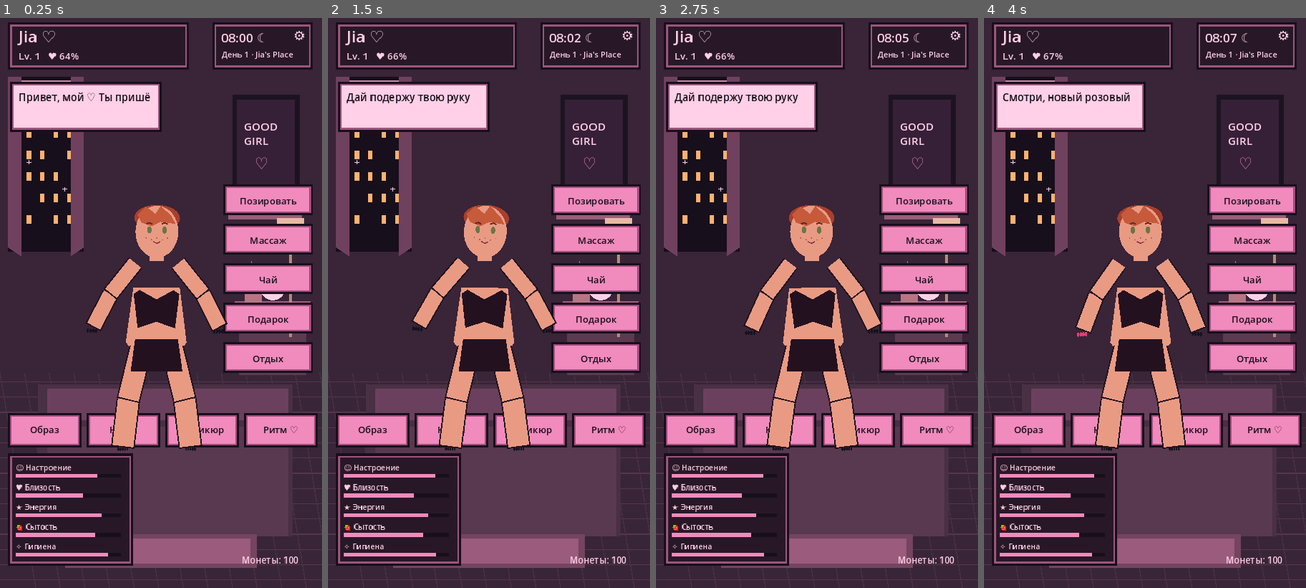
Above: before the commit, frames 1-4 (left to right).
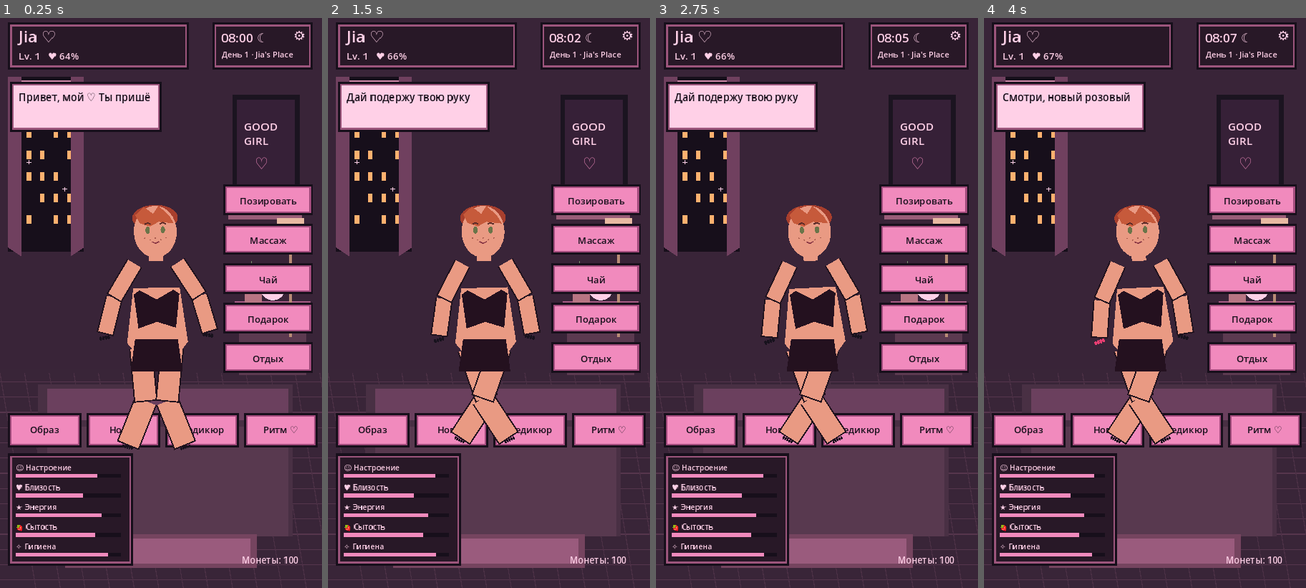
Above: after the commit, the same moments.

Repository: babymurderr0711/jia-android
Game: Godot game, scene res://Main.tscn
The game is run twice, just before and just after one commit, with the same random seed, the same clock (stepped at 60 frames per second) and the same inputs.
Inputs (mouse positions are in pixels of both pictures, inside the frame that each line leads up to):
- Up to frame 1 (0.25 s): no input
- Up to frame 2 (1.5 s): move the mouse to (559, 274) at 0.52 s; click (559, 274) at 0.67 s; drag from (424, 331) to (472, 417) at 1.27 s
- Up to frame 3 (2.75 s): move the mouse to (849, 177) at 2.02 s; click (849, 177) at 2.17 s
- Up to frame 4 (4 s): drag from (1128, 417) to (1048, 217) at 2.77 s; move the mouse to (1241, 388) at 3.52 s; click (1241, 388) at 3.67 s

The runs differ from the first frame. In frame 1, 3.8% of the frame differs, in the area x 26-71%, y 32-76%; in frame 2, 5.1%, in the area x 25-72%, y 32-76%; in frame 3, 5.0%; in frame 4, 5.0%.

Commit message:
Add smoothly blended full-body skeleton poses and idle breathing

Diff:
--- a/godot/jia_skeleton_rig.gd
+++ b/godot/jia_skeleton_rig.gd
@@ -188,23 +188,24 @@
 
 func _animate_bones() -> void:
 	var breath := sin(clock * 1.55)
-	bones["Torso"].rotation = breath * 0.018
-	bones["Head"].rotation = sin(clock * 0.8) * 0.035
-	bones["Hair"].rotation = sin(clock * 1.2) * 0.025
-	bones["Shoulder_L"].rotation = sin(clock * 1.1) * 0.045
-	bones["Shoulder_R"].rotation = -sin(clock * 1.1 + 0.4) * 0.045
-	bones["Elbow_L"].rotation = sin(clock * 0.9 + 0.7) * 0.035
-	bones["Elbow_R"].rotation = -sin(clock * 0.9) * 0.035
-	bones["Knee_L"].rotation = sin(clock * 0.65) * 0.018
-	bones["Knee_R"].rotation = -sin(clock * 0.65 + 0.3) * 0.018
-	var pose_rotations := [
-		{"Shoulder_L":0.0,"Shoulder_R":0.0,"Hip_L":0.0,"Hip_R":0.0},
-		{"Shoulder_L":-0.28,"Shoulder_R":0.28,"Hip_L":-0.10,"Hip_R":0.10},
-		{"Shoulder_L":-0.48,"Shoulder_R":0.48,"Hip_L":0.18,"Hip_R":-0.18},
-		{"Shoulder_L":0.55,"Shoulder_R":-0.55,"Hip_L":0.25,"Hip_R":-0.25},
-		{"Shoulder_L":0.15,"Shoulder_R":-0.15,"Hip_L":-0.08,"Hip_R":0.08}
+	var idle_sway := sin(clock * 0.72)
+	var pose_targets := [
+		{"Root":0.0,"Torso":-0.04,"Head":0.0,"Shoulder_L":-0.18,"Shoulder_R":0.18,"Elbow_L":-0.12,"Elbow_R":0.12,"Hip_L":-0.58,"Hip_R":0.58,"Knee_L":1.05,"Knee_R":-1.05},
+		{"Root":0.0,"Torso":0.0,"Head":0.0,"Shoulder_L":-0.28,"Shoulder_R":0.28,"Elbow_L":0.08,"Elbow_R":-0.08,"Hip_L":0.0,"Hip_R":0.0,"Knee_L":0.0,"Knee_R":0.0},
+		{"Root":0.0,"Torso":-0.08,"Head":0.03,"Shoulder_L":-0.48,"Shoulder_R":0.48,"Elbow_L":0.25,"Elbow_R":-0.25,"Hip_L":-1.05,"Hip_R":1.05,"Knee_L":1.45,"Knee_R":-1.45},
+		{"Root":1.35,"Torso":0.08,"Head":-0.04,"Shoulder_L":0.5,"Shoulder_R":-0.5,"Elbow_L":0.35,"Elbow_R":-0.35,"Hip_L":0.25,"Hip_R":-0.25,"Knee_L":0.45,"Knee_R":-0.45},
+		{"Root":0.0,"Torso":0.0,"Head":PI,"Shoulder_L":0.15,"Shoulder_R":-0.15,"Elbow_L":0.0,"Elbow_R":0.0,"Hip_L":-0.08,"Hip_R":0.08,"Knee_L":0.0,"Knee_R":0.0}
 	]
-	for key in pose_rotations[pose]:
-		var target: float = pose_rotations[pose][key]
+	var targets: Dictionary = pose_targets[pose]
+	for key in targets:
+		var target: float = targets[key]
+		if key == "Torso":
+			target += breath * 0.018
+		elif key == "Head":
+			target += idle_sway * 0.025
+		elif key == "Shoulder_L":
+			target += sin(clock * 1.1) * 0.025
+		elif key == "Shoulder_R":
+			target -= sin(clock * 1.1 + 0.4) * 0.025
 		var bone: Bone2D = bones[key]
-		bone.rotation = lerpf(bone.rotation, target, 0.035)
+		bone.rotation = lerp_angle(bone.rotation, target, 0.055)
